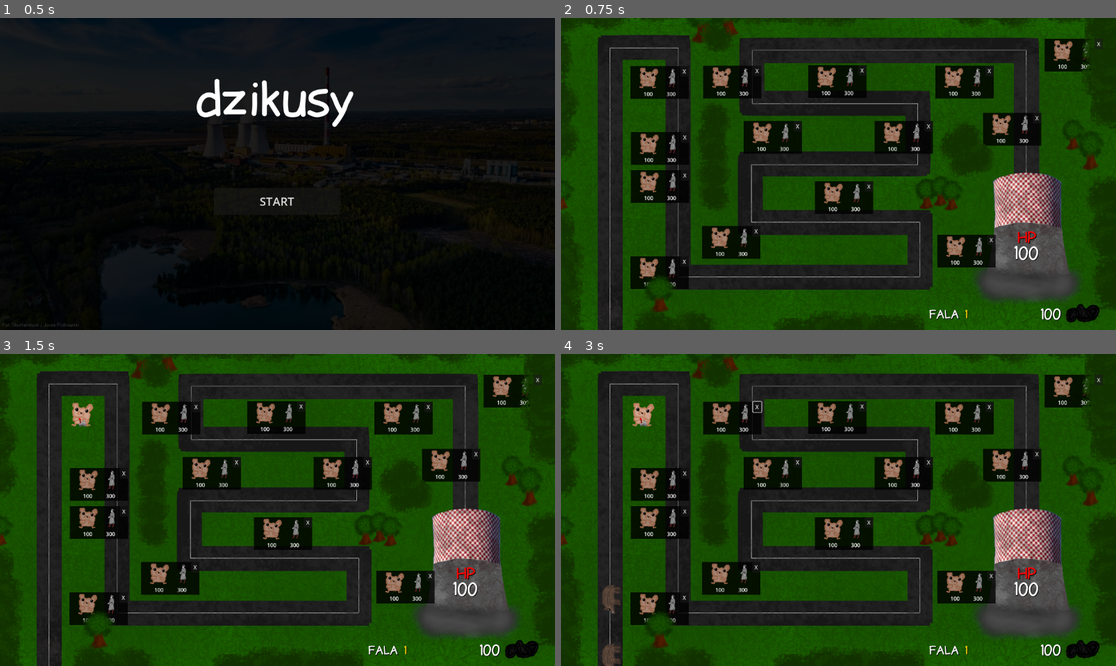
Above: before the commit, frames 1-4 (two rows, left to right).
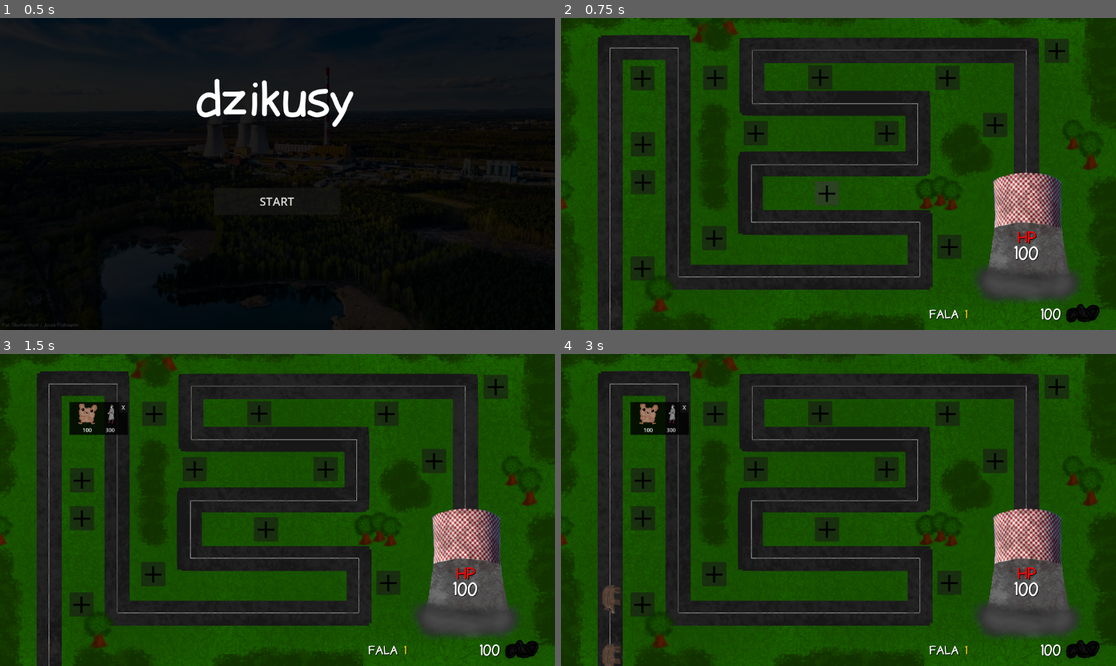
Above: after the commit, the same moments.

Repository: niejajestem/hackathon_ckziu
Game: Godot game, scene res://scenes/mainmenuUI.tscn
Same seed, same stepped clock (60 frames per second), same inputs: the game is played once before the commit and once after it.
Inputs (mouse positions are in pixels of both pictures, inside the frame that each line leads up to):
- Up to frame 1 (0.5 s): no input
- Up to frame 2 (0.75 s): click "START" at 0.5 s
- Up to frame 3 (1.5 s): click (88, 413) at 1.27 s
- Up to frame 4 (3 s): click "X" at 2 s; click (644, 413) at 2.77 s

Frame 1 is identical in both runs. In frame 2, 13% of the frame differs, in the area x 12-98%, y 6-87%; in frame 3, 13%; in frame 4, 13%.

Commit message:
commit chyba

Diff:
--- /dev/null
+++ b/new-game-project/scenes/button.gd
@@ -0,0 +1,5 @@
+extends Button
+
+func _on_pressed() -> void:
+	$"..".visible = false
+	$"../../Button".visible = true
--- a/new-game-project/scenes/chomik_bullet_spawner.gd
+++ b/new-game-project/scenes/chomik_bullet_spawner.gd
@@ -4,6 +4,7 @@
 
 var damage = 5
 var reloadTime = 0.5
+var range = 150
 
 func _ready():
 	$BulletTimer.start()
--- a/new-game-project/scenes/towerPlace.tscn
+++ b/new-game-project/scenes/towerPlace.tscn
@@ -6,18 +6,19 @@
 [ext_resource type="Script" uid="uid://bqjvy45q4m0eh" path="res://scenes/chomik.gd" id="4_b38eh"]
 [ext_resource type="Texture2D" uid="uid://b4ft76y4u2lch" path="res://sprites/drwal.png" id="4_mtb8i"]
 [ext_resource type="Script" uid="uid://c5aho3us2h88x" path="res://scenes.gd" id="6_7v4r1"]
+[ext_resource type="Script" uid="uid://ulum26qfvo30" path="res://scenes/button.gd" id="7_r4dd6"]
 
 [node name="Node2D" type="Node2D"]
 scale = Vector2(0.7, 0.7)
 script = ExtResource("1_0wer5")
 
 [node name="Button" type="Button" parent="."]
-visible = false
 offset_right = 8.0
 offset_bottom = 8.0
 icon = ExtResource("1_vcp7k")
 
 [node name="ColorRect" type="ColorRect" parent="."]
+visible = false
 offset_right = 173.0
 offset_bottom = 97.0
 color = Color(0, 0, 0, 0.8)
@@ -71,6 +72,7 @@
 offset_bottom = 25.0
 grow_horizontal = 0
 text = "X"
+script = ExtResource("7_r4dd6")
 
 [connection signal="pressed" from="Button" to="." method="_on_button_pressed"]
 [connection signal="toggled" from="Button" to="." method="_on_button_toggled"]
@@ -80,3 +82,4 @@
 [connection signal="mouse_entered" from="ColorRect/GridContainer/Drwal" to="ColorRect/GridContainer/Drwal" method="_on_mouse_entered"]
 [connection signal="mouse_exited" from="ColorRect/GridContainer/Drwal" to="ColorRect/GridContainer/Drwal" method="_on_mouse_exited"]
 [connection signal="pressed" from="ColorRect/GridContainer/Drwal" to="." method="_on_dzik_pressed"]
+[connection signal="pressed" from="ColorRect/Button" to="ColorRect/Button" method="_on_pressed"]
Not shown, added: new-game-project/scenes/button.gd.uid
Not shown: 1 places in new-game-project/scenes/chomik.tscn that only renumber resources
Not shown: 1 places in new-game-project/scenes/gameover.tscn that only renumber resources
Not shown: 1 places in new-game-project/scenes/gameoverUI.tscn that only renumber resources
Not shown: 1 places in new-game-project/scenes/map.tscn that only renumber resources
Not shown: 1 places in new-game-project/scenes/towerPlace.tscn that only renumber resources
